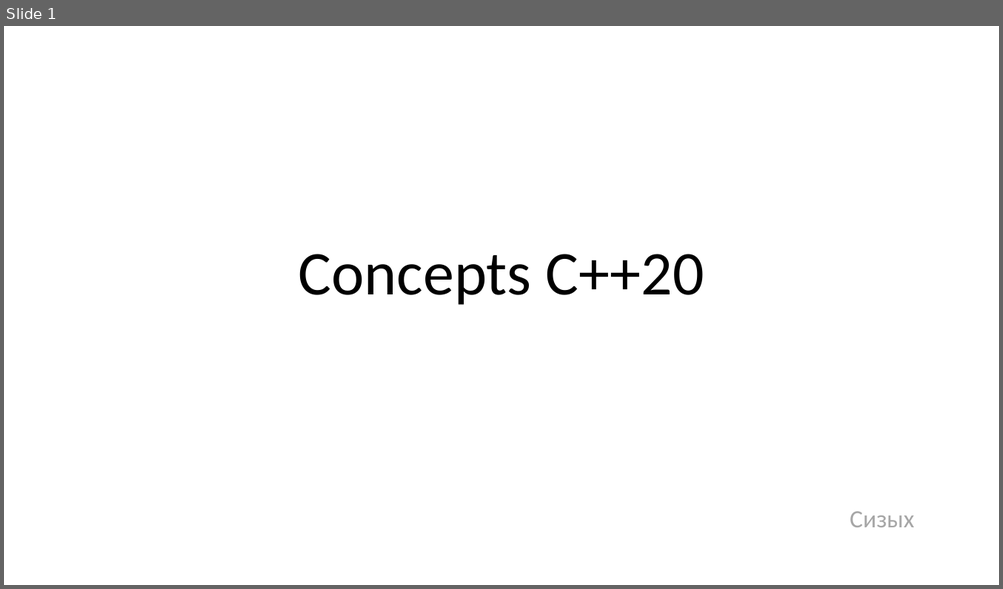
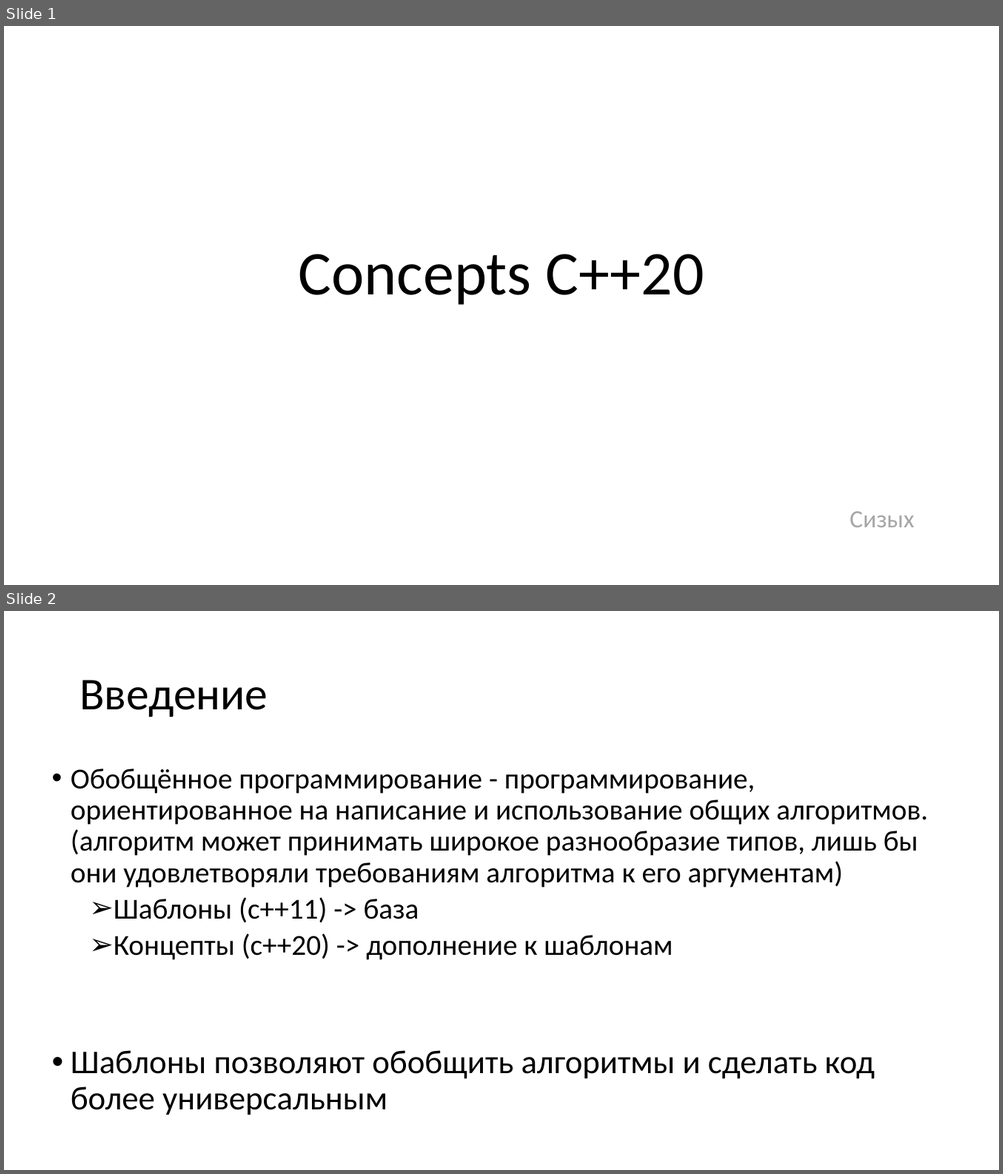
Before and after one commit to PeOpLeRu/Doklad_concepts, a slide deck: concepts.pptx. Shown one above the other, each under a label of ours: slide 1 before the commit, slides 1 and 2 after it. The pictures are 1003x589 and 1003x1174 pixels, drawn with LibreOffice and Linux fonts; fonts in the diff are those of the drawing. Boxes give left, top, right and bottom in pixels: in the first picture for what was removed or moved away, otherwise in the second. Text is boxed around its words. In the diff, an @@ line names an element or a change of style, - is before the commit and + after.

Commit message:
update

```diff
--- a/concepts.pptx
+++ b/concepts.pptx
@@ slide 2 added at <box>4,611,999,1170</box>, background #FFFFFF @@
@@ title added at <box>79,680,267,717</box>, 44 pt, text #000000 @@
+Введение
@@ text added at <box>71,769,928,1116</box>, 28 pt, text #000000 @@
+• Обобщённое программирование - программирование, ориентированное на написание и использование общих алгоритмов. (алгоритм может принимать широкое разнообразие типов, лишь бы они удовлетворяли требованиям алгоритма к его аргументам)
+  ➢ Шаблоны (с++11) -> база
+  ➢ Концепты (с++20) -> дополнение к шаблонам
+• Шаблоны позволяют обобщить алгоритмы и сделать код более универсальным
```
Also in this commit, not shown: 19 other slides added, 7 slides removed.
